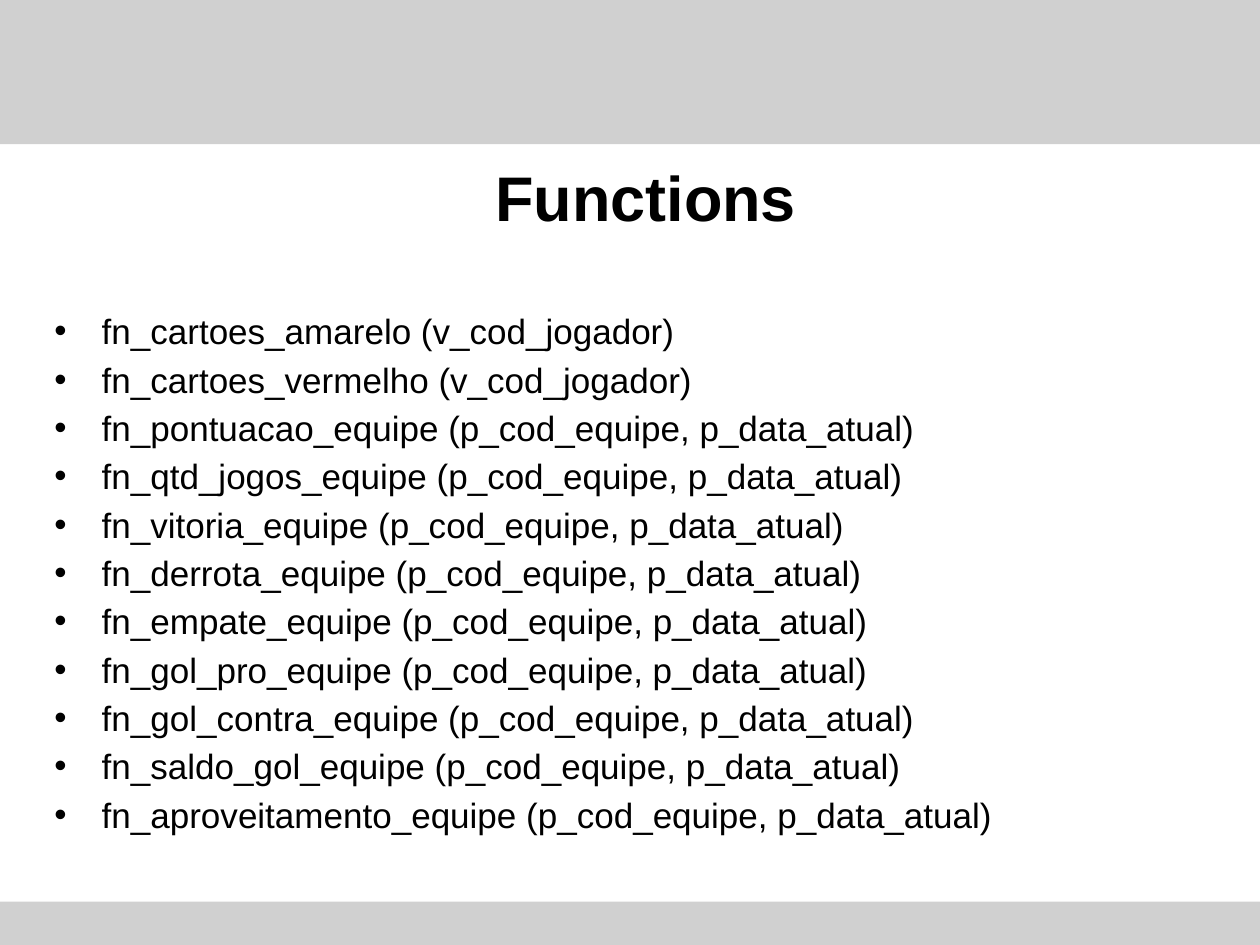
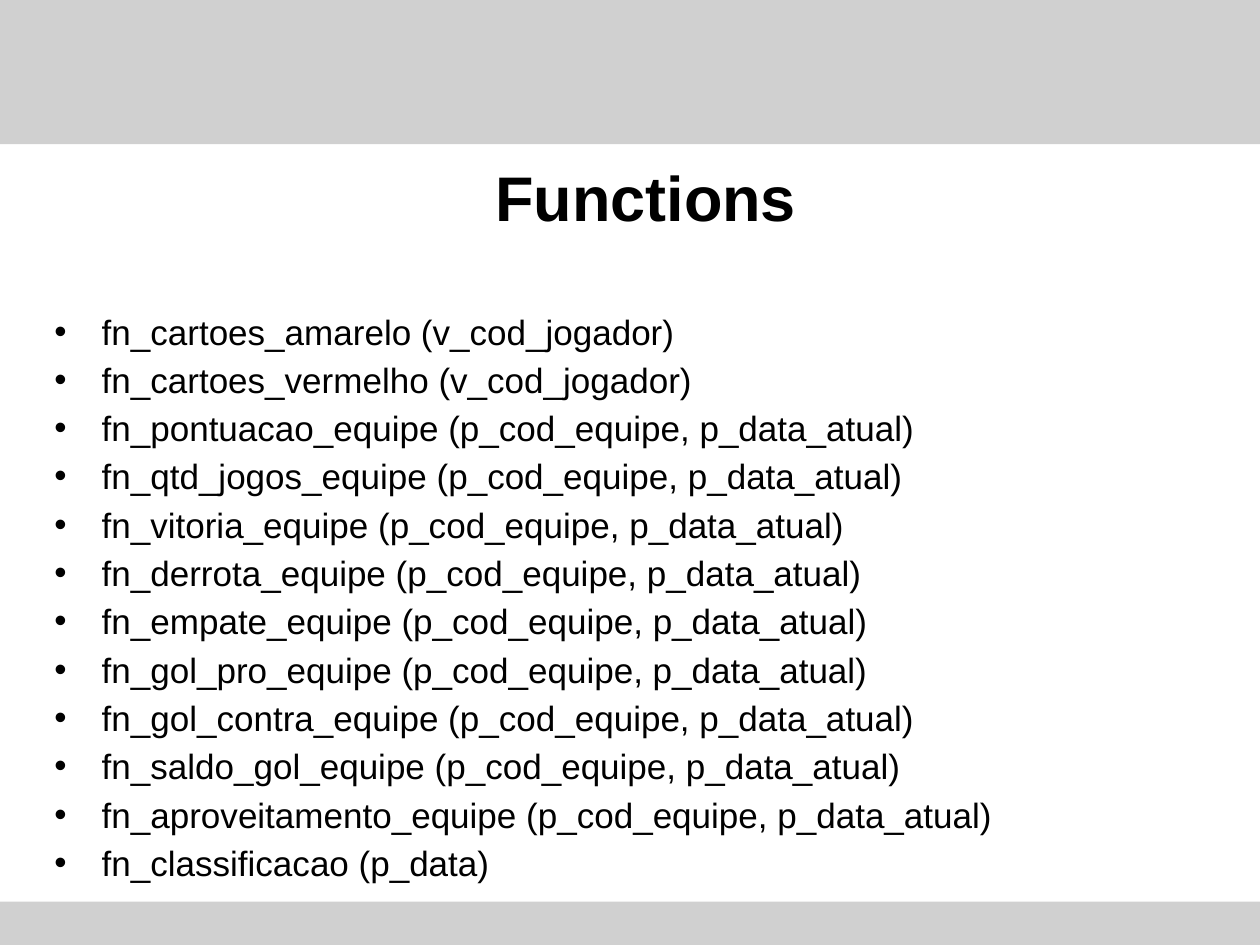
Before and after one commit to tomiokaPedro/POTIGUA_TOMIOKA, a slide deck: slide 6 of Trabalho_final/apresentacao.pptx. Drawn at 1260x945 pixels with LibreOffice and Linux fonts; fonts in the diff are those of the drawing; grey boxes stand for pictures. Boxes give left, top, right and bottom in pixels: in the first picture for what was removed or moved away, otherwise in the second. Text is boxed around its words. In the diff, an @@ line names an element or a change of style, - is before the commit and + after.

```diff
--- a/Trabalho_final/apresentacao.pptx
+++ b/Trabalho_final/apresentacao.pptx
@@ text at (x1=102, y1=850, x2=489, y2=883): paragraph added @@
+• fn_classificacao (p_data)
```
Also in this commit, not shown: 2 other slides changed.
